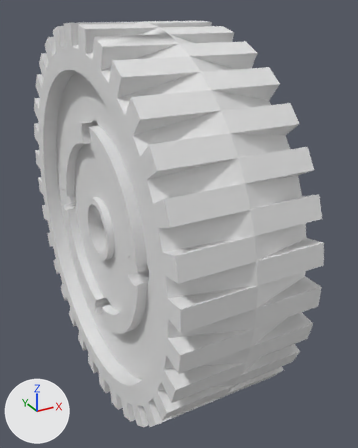
One commit to the FBX model Assets/Groups/Group S/Models/wheel2.fbx: the scene before it, then after it.
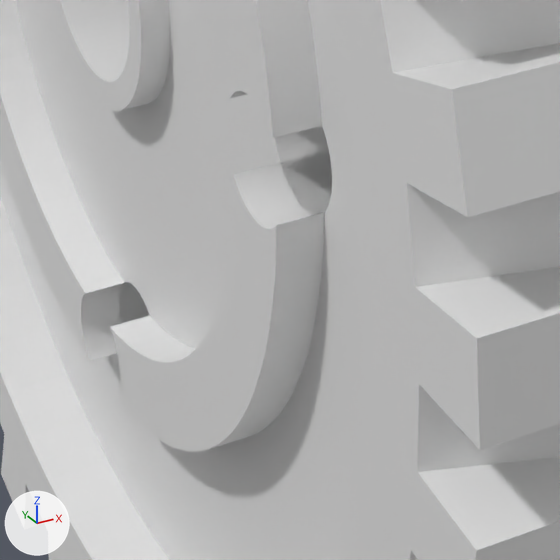
The first picture shows the older version from a 50 mm camera at (-0.313, -0.683, 0.32) aimed at (0.046, -0.029, -0.007). The close-ups show both versions on the part from 22% to 55% of the width and 53% to 80% of the height of that picture; other places that the commit changed are outside them. The axes (+X, +Y, +Z) are drawn at lower left. The lights are the same throughout. Where no turn or scale is listed for an object, it has been applied to the vertices.
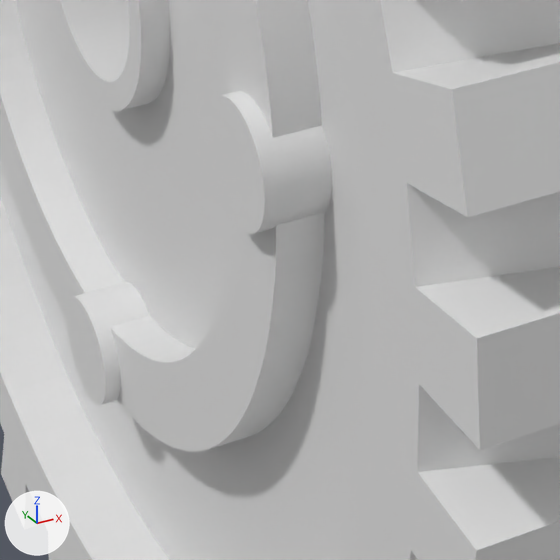
The newer file is also rescaled (x1.2) as a whole; pictures and numbers use the older file's frame.

Location of each change, [x1, y1, x2, y2] in pixels of the close-ups (560 x 560 px):
'Cylinder.007', added
    after: [207, 91, 332, 234]
'Cylinder.008', added
    after: [66, 282, 150, 405]

Edits to the bpy script that builds the scene:
```text
Add me_cylinder_012:
    me_cylinder_012.from_pydata(...)  # 192 vertices, 98 faces; spans x -0.096..0.096, y -0.02..0.02, z -0.02..0.02
Add ob_cylinder_007:
    ob_cylinder_007 = bpy.data.objects.new('Cylinder.007', me_cylinder_012)
    ob_cylinder_007.location = (0.0, -0.15, 0.0)
Add ob_cylinder_008:
    ob_cylinder_008 = bpy.data.objects.new('Cylinder.008', me_cylinder_012.copy())
    ob_cylinder_008.location = (0.0, 0.0, -0.15)
```
